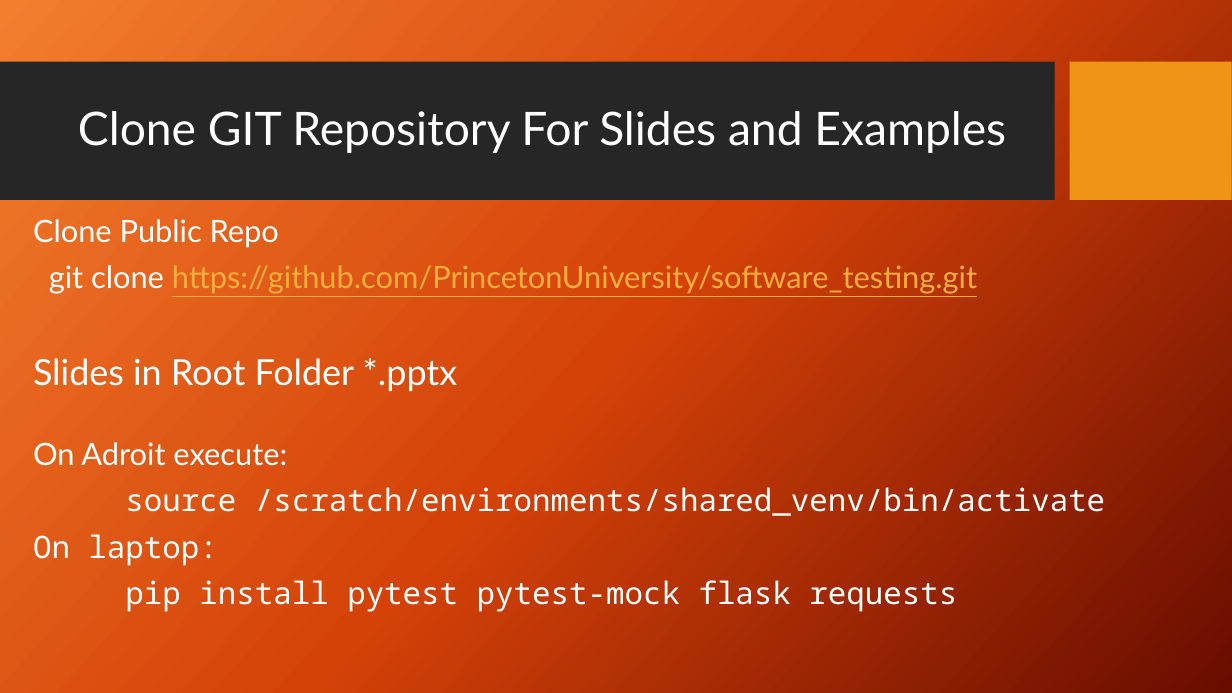
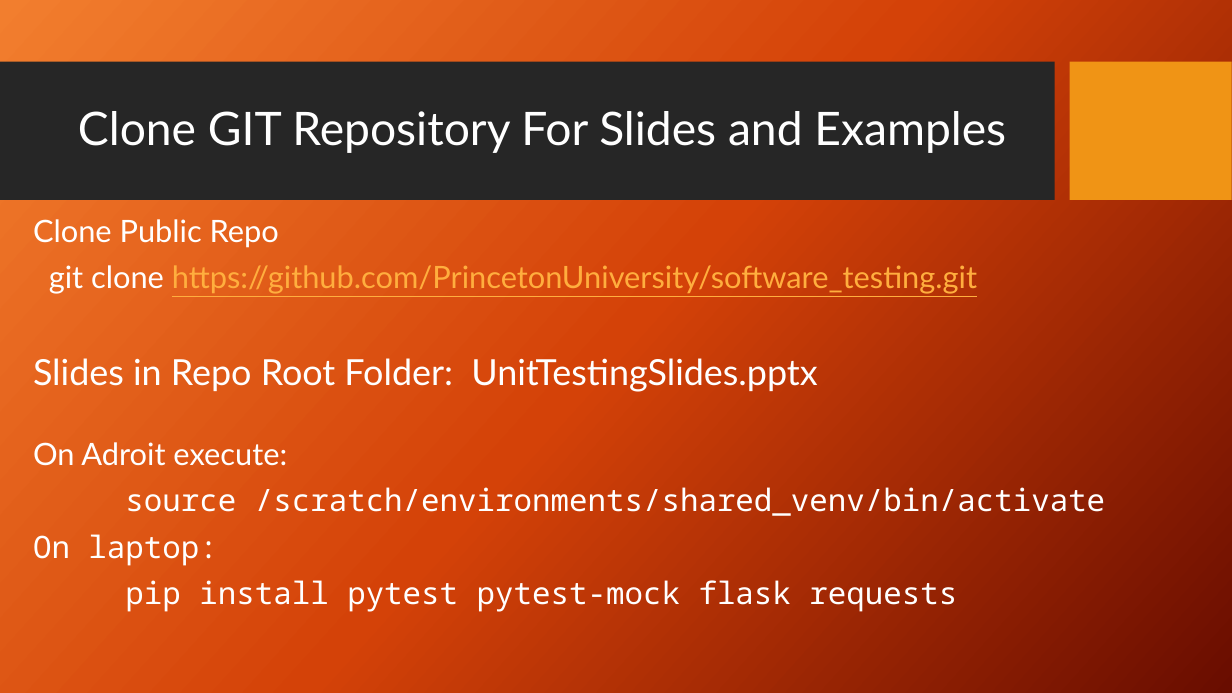
Before and after one commit to PrincetonUniversity/software_testing, a slide deck: slide 2 of UnitTestingSlides.pptx. Drawn at 1232x693 pixels with LibreOffice and Linux fonts; fonts in the diff are those of the drawing; background and template pictures are left out. Boxes give left, top, right and bottom in pixels: in the first picture for what was removed or moved away, otherwise in the second. Text is boxed around its words. In the diff, an @@ line names an element or a change of style, - is before the commit and + after.

Commit message:
update slides to reference example files

```diff
--- a/UnitTestingSlides.pptx
+++ b/UnitTestingSlides.pptx
@@ text at <box>33,358,817,392</box>: text changed @@
-Slides in Root Folder *.pptx
+Slides in Repo Root Folder: UnitTestingSlides.pptx
```
Also in this commit, not shown: 7 other slides changed.
